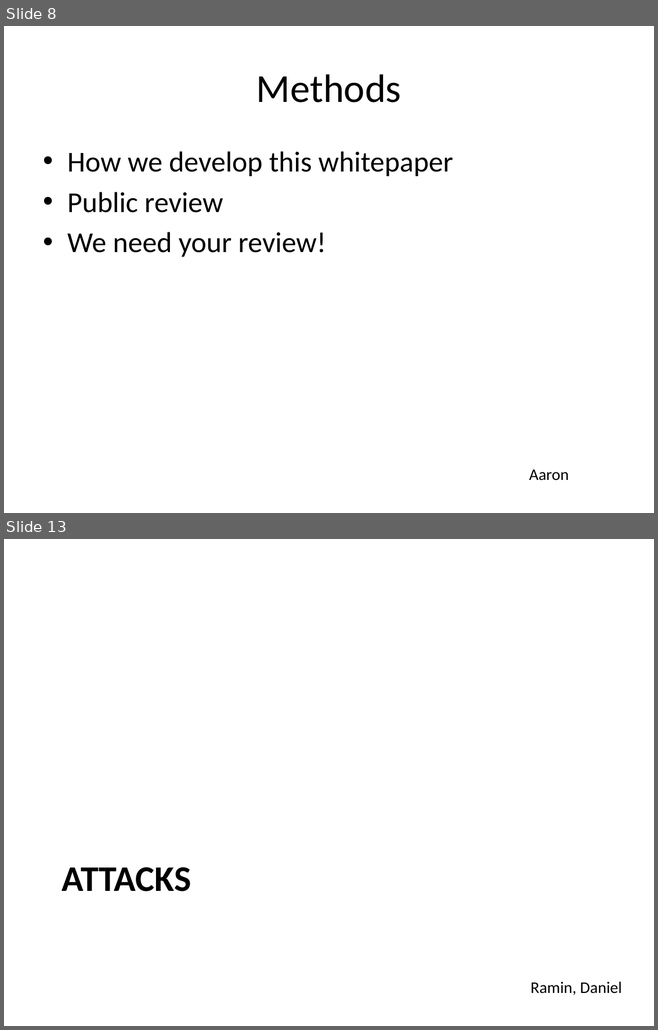
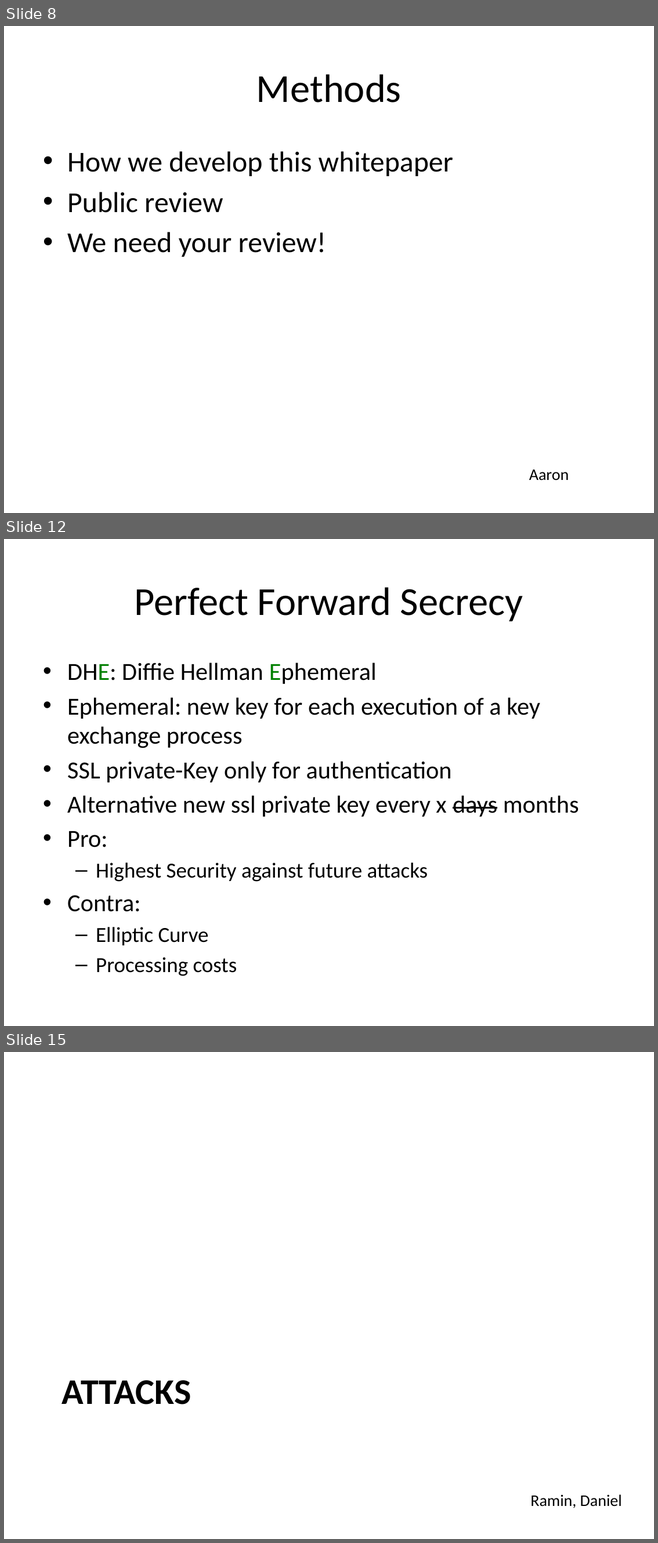
Before and after one commit to BetterCrypto/Applied-Crypto-Hardening, a slide deck: presentations/20131122-Deepsec-ACH project.pptx. Shown one above the other, each under a label of ours: slides 8 and 13 before the commit, slides 8, 12 and 15 after it; the slides between them are not shown. The pictures are 658x1030 and 658x1543 pixels, drawn with LibreOffice and Linux fonts; fonts in the diff are those of the drawing. Boxes give left, top, right and bottom in pixels: in the first picture for what was removed or moved away, otherwise in the second. Text is boxed around its words. In the diff, an @@ line names an element or a change of style, - is before the commit and + after.

```diff
--- a/presentations/20131122-Deepsec-ACH project.pptx
+++ b/presentations/20131122-Deepsec-ACH project.pptx
@@ slide 12 added at (x1=4, y1=539, x2=654, y2=1026), background #FFFFFF @@
@@ title added at (x1=134, y1=587, x2=523, y2=621), 44 pt, text #000000 @@
+Perfect Forward Secrecy
@@ text added at (x1=67, y1=663, x2=579, y2=976), 27.2 pt, text #000000 @@
+• DHE: Diffie Hellman Ephemeral
+• Ephemeral: new key for each execution of a key exchange process
+• SSL private-Key only for authentication
+• Alternative new ssl private key every x days months
+• Pro:
+  – Highest Security against future attacks
+• Contra:
+  – Elliptic Curve
+  – Processing costs
@@ what was slide 13 is now slide 15 @@
```
Also in this commit, not shown: 6 slides changed, 2 other slides added.
